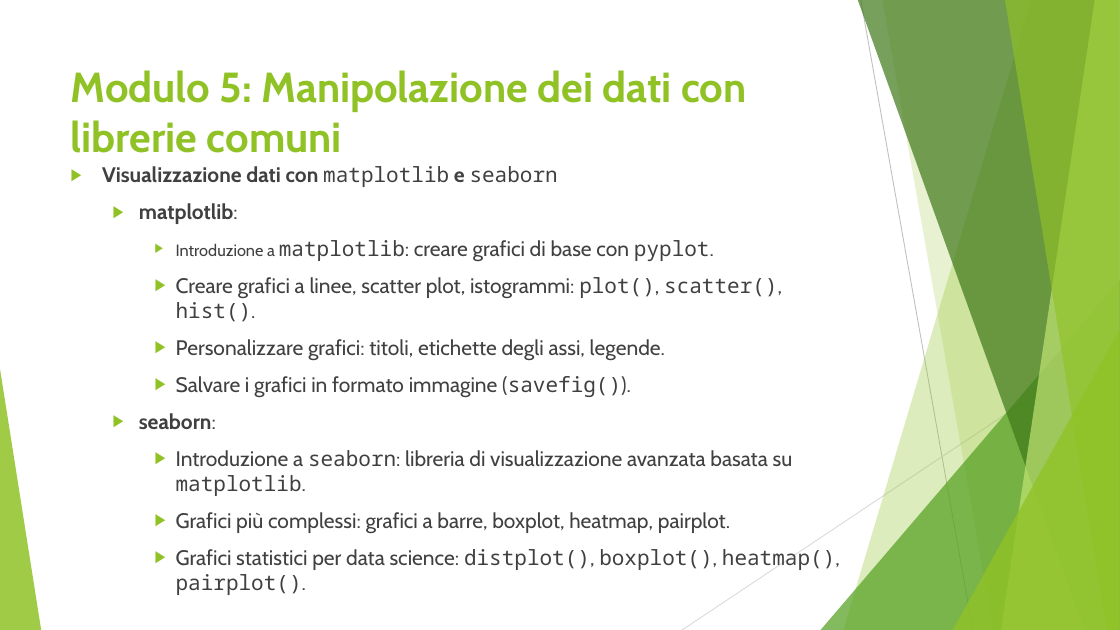
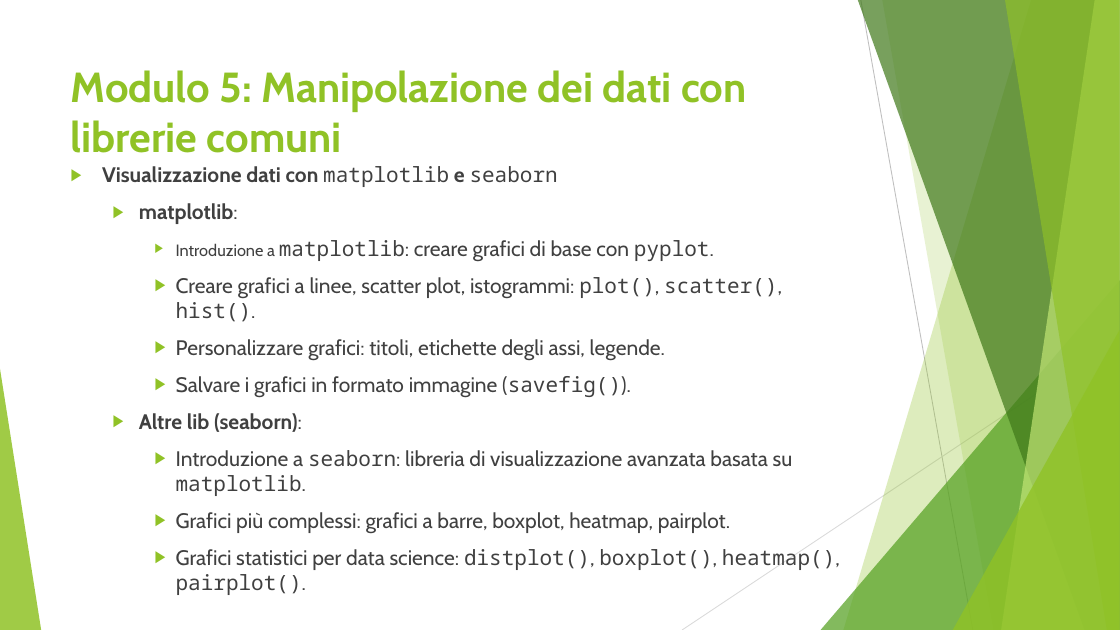
Before and after one commit to giukix/CorsoPython, a slide deck: slide 29 of doc/Corso di Python.pptx (slide 19 before the commit). Drawn at 1120x630 pixels with LibreOffice and Linux fonts; fonts in the diff are those of the drawing. Boxes give left, top, right and bottom in pixels: in the first picture for what was removed or moved away, otherwise in the second. Text is boxed around its words. In the diff, an @@ line names an element or a change of style, - is before the commit and + after.

Commit message:
Modulo 6 e aggiornamento presentazione

```diff
--- a/doc/Corso di Python.pptx
+++ b/doc/Corso di Python.pptx
@@ text at [139, 413, 302, 432]: text changed @@
-  ▶ seaborn:
+  ▶ Altre lib (seaborn):
```
Also in this commit, not shown: 10 other slides changed, 14 slides added, 2 slides removed, 3 other files.
